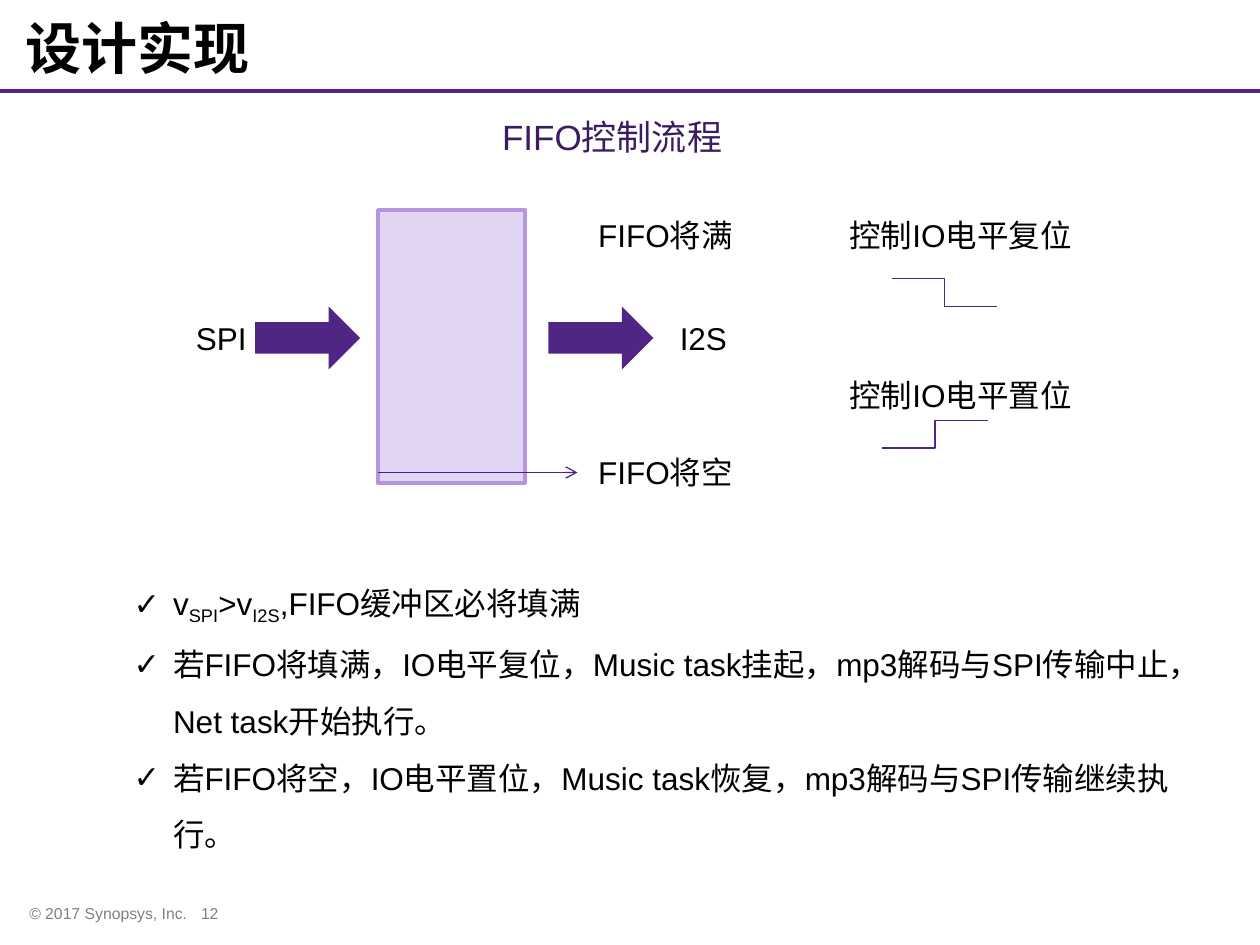
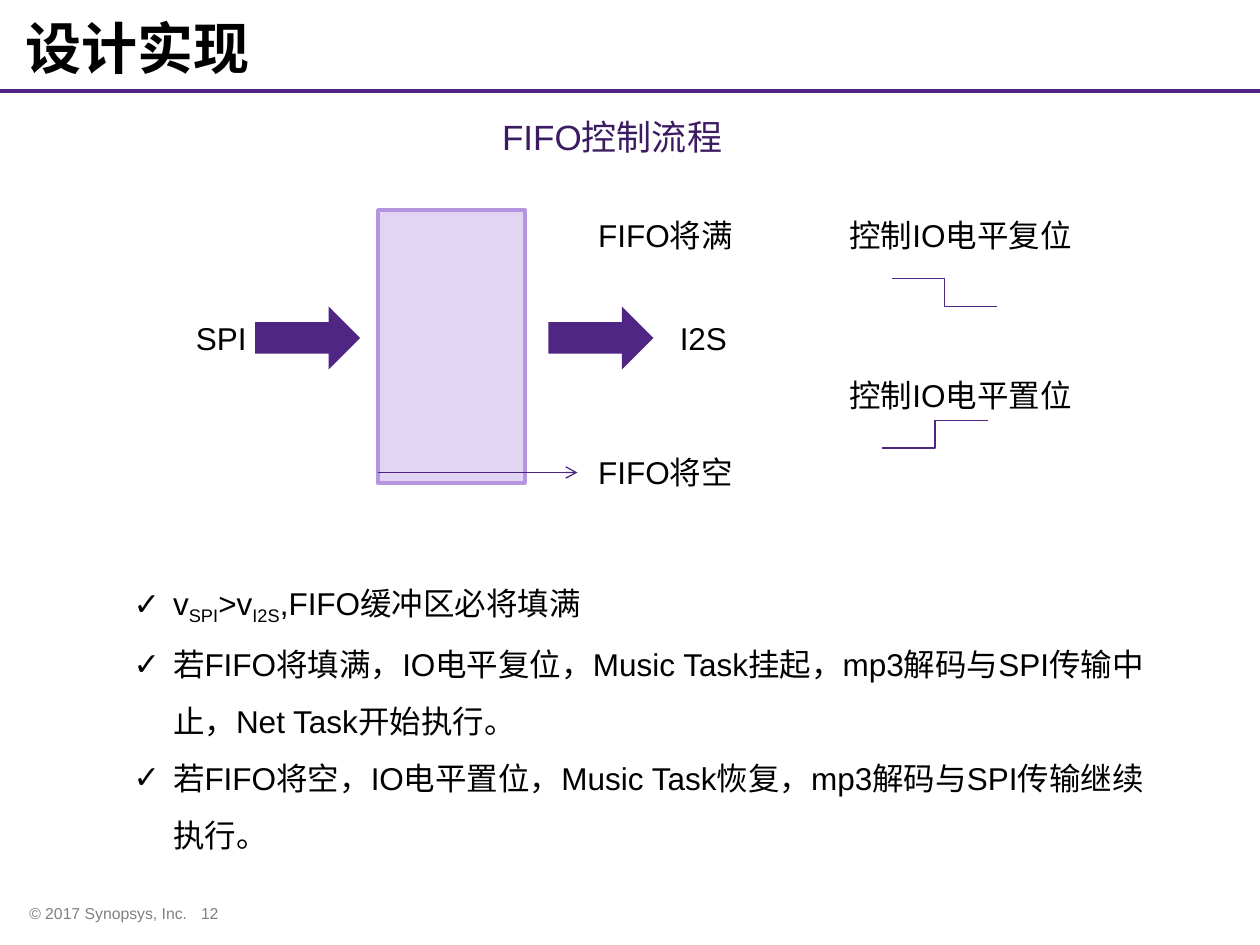
Before and after one commit to whutddk/iRhythm, a slide deck: slide 12 of doc/华智队作品展示PPT.pptx. Drawn at 1260x945 pixels with LibreOffice and Linux fonts; fonts in the diff are those of the drawing; background and template pictures are left out. Boxes give left, top, right and bottom in pixels: in the first picture for what was removed or moved away, otherwise in the second. Text is boxed around its words. In the diff, an @@ line names an element or a change of style, - is before the commit and + after.

```diff
--- a/doc/华智队作品展示PPT.pptx
+++ b/doc/华智队作品展示PPT.pptx
@@ text at (x1=173, y1=649, x2=1144, y2=850): text changed @@
-✓ 若FIFO将填满，IO电平复位，Music task挂起，mp3解码与SPI传输中止，Net task开始执行。
-✓ 若FIFO将空，IO电平置位，Music task恢复，mp3解码与SPI传输继续执行。
+✓ 若FIFO将填满，IO电平复位，Music Task挂起，mp3解码与SPI传输中止，Net Task开始执行。
+✓ 若FIFO将空，IO电平置位，Music Task恢复，mp3解码与SPI传输继续执行。
```
Also in this commit, not shown: 5 other slides changed.
